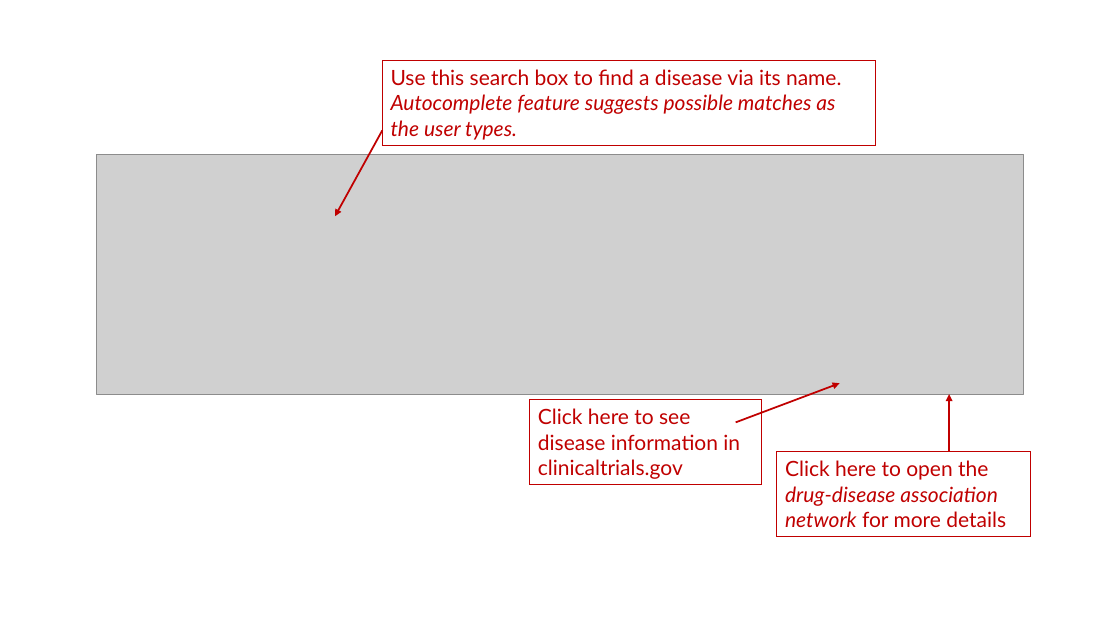
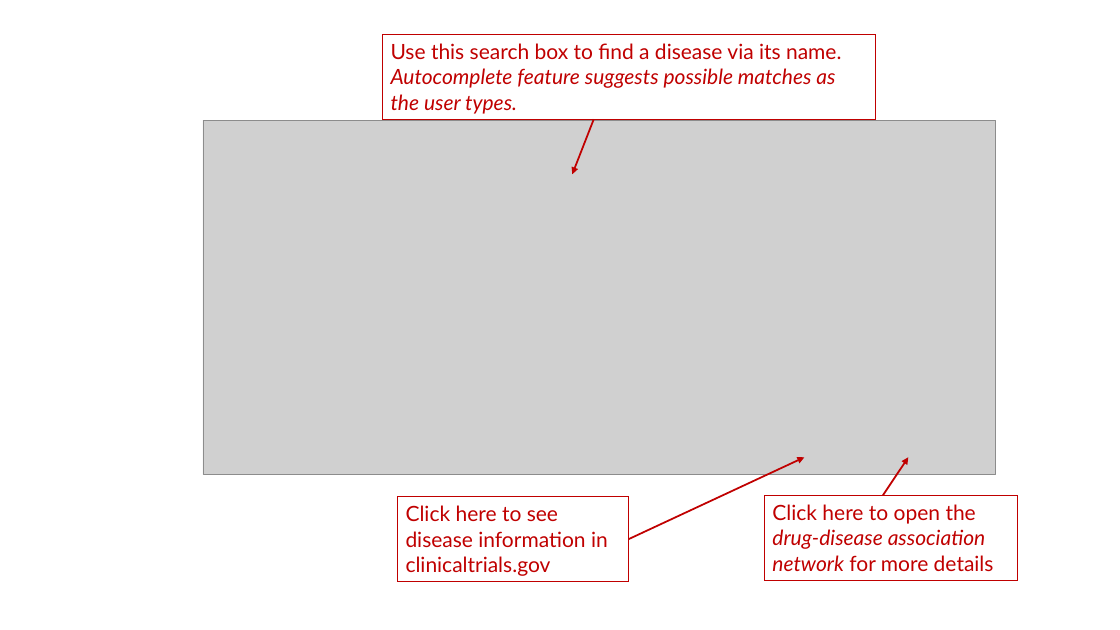
Before and after one commit to Duong-NguyenTrinhTrung/pgx-db, a slide deck: slide 6 of Tutorial.pptx (slide 5 before the commit). Drawn at 1120x630 pixels with LibreOffice and Linux fonts; fonts in the diff are those of the drawing; grey boxes stand for pictures. Boxes give left, top, right and bottom in pixels: in the first picture for what was removed or moved away, otherwise in the second. Text is boxed around its words. In the diff, an @@ line names an element or a change of style, - is before the commit and + after.

```diff
--- a/Tutorial.pptx
+++ b/Tutorial.pptx
@@ rectangle "Use this search box to ..." moved from (x1=382, y1=60, x2=875, y2=145) to (x1=382, y1=34, x2=875, y2=119) @@
@@ arrow moved from (382, 130) - (335, 216) to (594, 119) - (572, 174) @@
@@ picture resized from (x1=97, y1=155, x2=1024, y2=395) to (x1=203, y1=120, x2=996, y2=475) @@
@@ arrow moved from (736, 423) - (840, 383) to (629, 539) - (805, 457) @@
@@ arrow moved from (949, 452) - (949, 394) to (883, 496) - (908, 457) @@
@@ rectangle "Click here to see disease ..." moved from (x1=530, y1=400, x2=762, y2=485) to (x1=397, y1=497, x2=629, y2=581) @@
@@ rectangle "Click here to open the ..." moved from (x1=777, y1=452, x2=1030, y2=537) to (x1=765, y1=496, x2=1017, y2=581) @@
```
Also in this commit, not shown: 6 other slides changed, 1 slide added, 27 other files.
